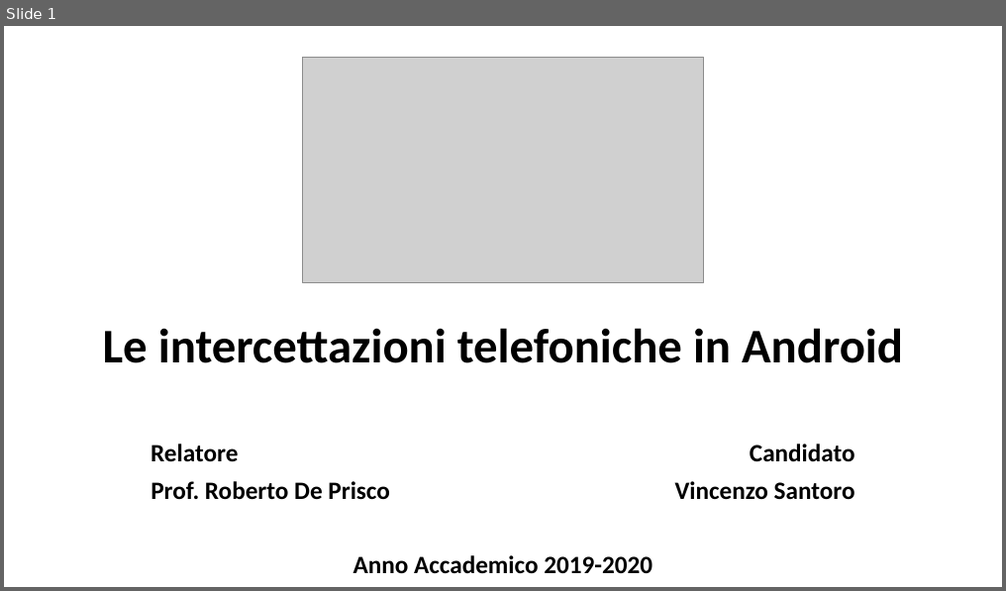
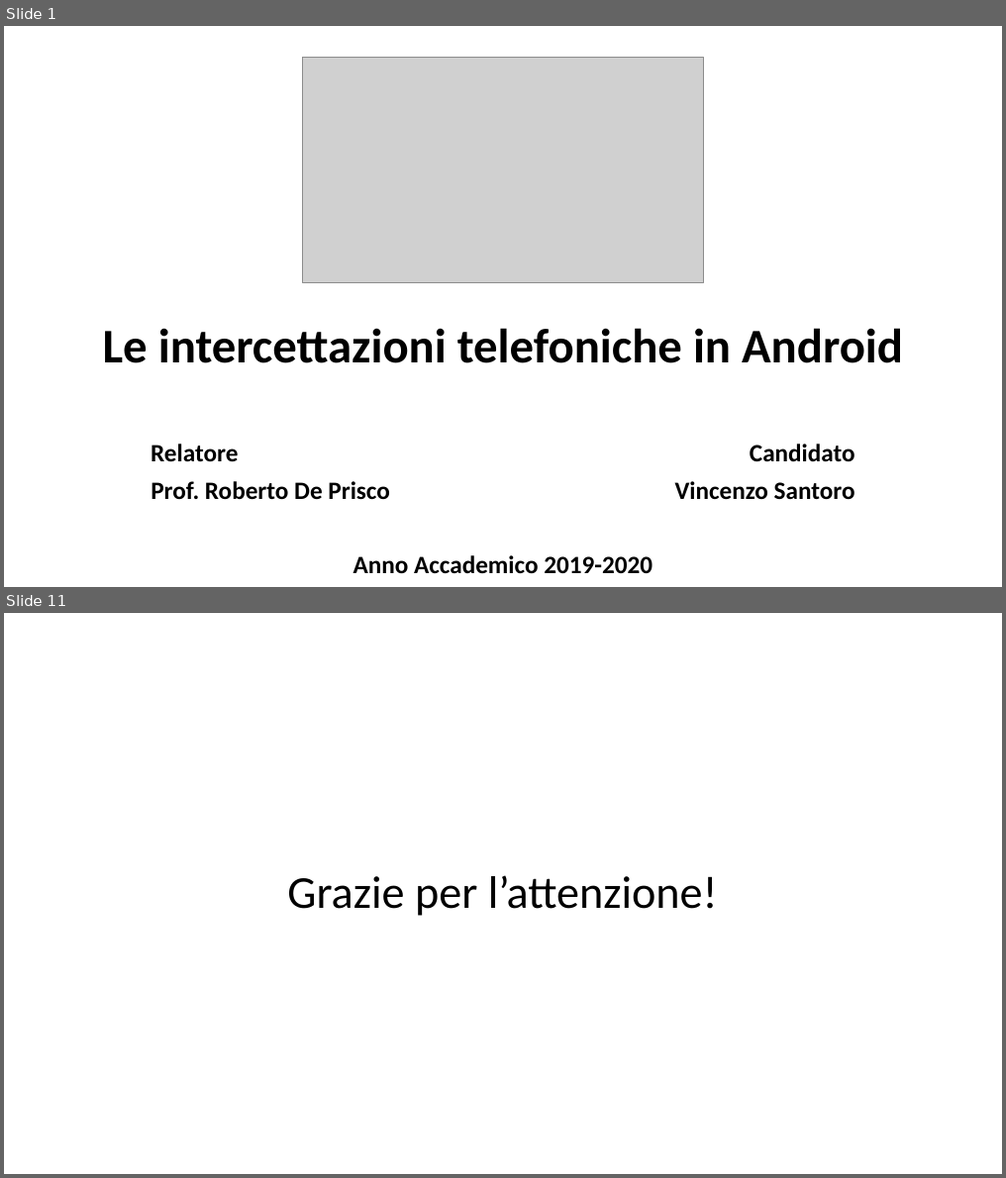
Before and after one commit to vinsan/TesiMagistrale, a slide deck: Le intercettazioni telefoniche in Android.odp. Shown one above the other, each under a label of ours: slide 1 before the commit, slides 1 and 11 after it; the slides between them are not shown. The pictures are 1006x591 and 1006x1178 pixels, drawn with LibreOffice and Linux fonts; fonts in the diff are those of the drawing; grey boxes stand for pictures. Boxes give left, top, right and bottom in pixels: in the first picture for what was removed or moved away, otherwise in the second. Text is boxed around its words. In the diff, an @@ line names an element or a change of style, - is before the commit and + after.

```diff
--- a/Le intercettazioni telefoniche in Android.odp
+++ b/Le intercettazioni telefoniche in Android.odp
@@ slide 11 added at (x1=4, y1=613, x2=1002, y2=1174), background #FFFFFF @@
@@ title added at (x1=287, y1=875, x2=718, y2=916), 44 pt, text #000000 @@
+Grazie per l’attenzione!
```
Also in this commit, not shown: 9 other slides added, 2 other files.
